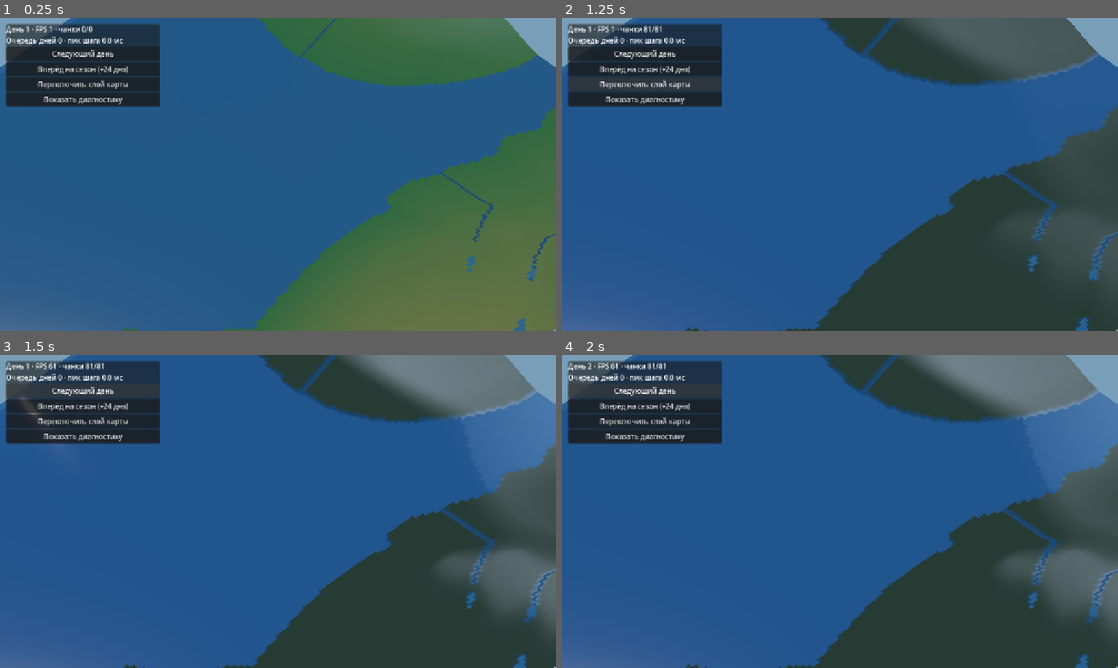
Above: before the commit, frames 1-4 (two rows, left to right).
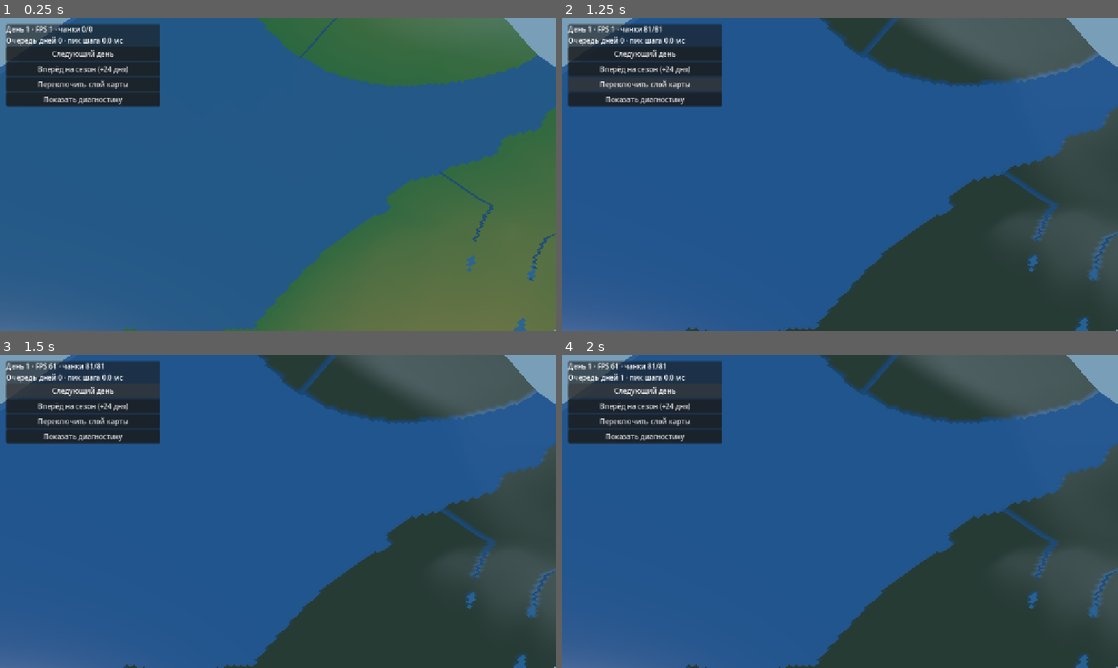
Above: after the commit, the same moments.

Repository: cyrox007/lands-and-ages
Game: Godot game, scene res://scenes/world.tscn
Same seed, same stepped clock (60 frames per second), same inputs: the game is played once before the commit and once after it.
Inputs:
- Up to frame 1 (0.25 s): no input
- Up to frame 2 (1.25 s): click "Переключить слой карты" at 0.5 s
- Up to frame 3 (1.5 s): click "Следующий день" at 1.25 s
- Up to frame 4 (2 s): no input

Frames 1-2 are identical in both runs. In frame 3, 6.3% of the frame differs, in the area x 3-100%, y 0-86%; in frame 4, 6.2%.

Commit message:
perf(world): считать игровую физику в WorkerThreadPool без блокировки кадра

Diff:
--- a/godot/scripts/world.gd
+++ b/godot/scripts/world.gd
@@ -15,6 +15,7 @@
 const NaturalProcesses = preload("res://scripts/natural_processes.gd")
 const NaturalDisasters = preload("res://scripts/natural_disasters.gd")
 const WeatherEvents = preload("res://scripts/weather_events.gd")
+const WorldDayRunner = preload("res://scripts/world_day_runner.gd")
 
 const VIEW_RADIUS := 4
 const MAX_BUILDS_PER_FRAME := 8
@@ -39,9 +40,14 @@
 var _last_event := "Изменений ландшафта нет"
 var _view_mode := 4
 var _days_pending := 0
+var _day_runner: RefCounted
+var _day_task_id := -1
+var _last_completed_day := 1
+var _last_synchronized_world_revision := 0
 var _last_day_step_us := 0
 var _peak_day_step_us := 0
 var _visual_refreshes := 0
+var _last_day_profile_us: Dictionary = {}
 var _water_material: StandardMaterial3D
 var _center := Vector2.ZERO
 var _camera: Camera3D
@@ -62,7 +68,8 @@
 
 func _ready() -> void:
 	_world_model = WorldMap.new(WorldConfig.new())
-	_world_model.vertices_changed.connect(_on_world_changed)
+	# Изменения из фоновой симуляции приходят в главный поток.
+	_world_model.vertices_changed.connect(_on_world_changed, CONNECT_DEFERRED)
 	_hydro = Hydrology.new(_world_model)
 	_hydro.rebuild()
 	_surface = Surface.new(_world_model, _hydro)
@@ -79,6 +86,9 @@
 	_climate.set_day(1)
 	_surface.advance_climate_day(_climate)
 	_hydro.apply_rainfall_map(_surface.runoff_map())
+	_ensure_day_runner()
+	_last_completed_day = _climate.day
+	_last_synchronized_world_revision = _world_model.revision
 	_center = Vector2(_world_model.config.width, _world_model.config.height) * 0.5
 	_setup_environment()
 	_setup_materials()
@@ -206,24 +216,35 @@
 		movement.y += 1.0
 	if movement.length_squared() > 0.0:
 		_move_center(movement.normalized() * CAMERA_SPEED * delta * _camera.size / 66.0)
-	# Физика не пропускает дни. При ускоренном календаре экран
-	# показывает предыдущий полноценный кадр до конца перемотки.
-	if _days_pending > 0:
-		var step_started := Time.get_ticks_usec()
-		_simulate_one_day()
-		_last_day_step_us = Time.get_ticks_usec() - step_started
-		_peak_day_step_us = maxi(_peak_day_step_us, _last_day_step_us)
-		_days_pending -= 1
-		if _days_pending == 0:
-			# Только один пакет визуальных изменений на всю перемотку.
-			_refresh_visible(true)
-			_visual_refreshes += 1
-	if not _terrain_dirty.is_empty():
+	# Год может считаться несколько секунд, но камера и UI работают.
+	# WorkerThreadPool трогает только RefCounted-модели, не сцену.
+	if _day_task_id >= 0:
+		if WorkerThreadPool.is_task_completed(_day_task_id):
+			WorkerThreadPool.wait_for_task_completion(_day_task_id)
+			_day_task_id = -1
+			_complete_day(_day_runner.last_result)
+			_days_pending -= 1
+			if _days_pending == 0:
+				_refresh_visible(true)
+				_visual_refreshes += 1
+	elif _days_pending > 0:
+		if is_inside_tree():
+			_ensure_day_runner()
+			_day_task_id = WorkerThreadPool.add_task(
+				_day_runner.run_day, false, "Суточная физика карты")
+		else:
+			# В автономных smoke-тестах нет игрового дерева сцены.
+			_simulate_one_day()
+			_days_pending -= 1
+			if _days_pending == 0:
+				_refresh_visible(true)
+				_visual_refreshes += 1
+	if _day_task_id < 0 and not _terrain_dirty.is_empty():
 		_flush_world_changes()
 	# Обновление мешей откладывается до конца перемотки,
 	# поэтому очередь GPU не тормозит каждый из 24 физических дней.
 	_last_chunk_build_us = 0
-	if _days_pending == 0:
+	if _days_pending == 0 and _day_task_id < 0:
 		var frame_start := Time.get_ticks_usec()
 		var built := 0
 		while built < MAX_BUILDS_PER_FRAME and not _pending.is_empty():
@@ -322,37 +343,42 @@
 	_chunk_rebuilds += 1
 
 
-func _on_world_changed(chunks: Array[Vector2i], _revision: int) -> void:
-	# За сутки может измениться несколько склонов: копим чанки,
-	# не пересчитываем весь водосбор на каждый сигнал отдельно.
+func _on_world_changed(chunks: Array[Vector2i], revision: int) -> void:
+	# Событие, уже согласованное фоновым расчётом, не запускаем снова.
+	if revision <= _last_synchronized_world_revision:
+		return
 	for chunk in chunks:
 		_terrain_dirty[chunk] = true
 
 
+func _ensure_day_runner() -> void:
+	if _day_runner != null:
+		return
+	_day_runner = WorldDayRunner.new(_world_model, _hydro, _surface,
+		_climate, _weather_events, _natural_processes, _natural_disasters)
+
+
 func _flush_world_changes() -> void:
-	if _terrain_dirty.is_empty():
+	if _day_task_id >= 0:
 		return
-	var chunks: Array[Vector2i] = []
-	for coord in _terrain_dirty.keys():
-		chunks.append(coord)
+	_ensure_day_runner()
+	var changed: bool = _day_runner.synchronize_world()
 	_terrain_dirty.clear()
-	# Гидрология имеет глобальные зависимости (priority-flood),
-	# поэтому пока используем безопасный полный пересчёт по необходимости.
-	_hydro.ensure_ready()
-	# Изменённое русло может затронуть чанки за пределами удара.
-	for coord in _hydro.take_changed_water_chunks():
-		if not chunks.has(coord):
-			chunks.append(coord)
-	_climate.rebuild_if_stale(chunks)
-	_surface.rebuild(chunks)
-	_surface.synchronize_climate(_climate, _climate.last_updated_rows)
-	# Глобальный сток уже содержит воду текущего дня.
-	# Во время перемотки не создаём меши на каждом шаге.
-	if _days_pending == 0:
+	_last_synchronized_world_revision = _world_model.revision
+	if changed and _days_pending == 0:
 		_refresh_visible(true)
 
 
+func _exit_tree() -> void:
+	# Не освобождаем карту, пока фоновый поток использует её массивы.
+	if _day_task_id >= 0:
+		WorkerThreadPool.wait_for_task_completion(_day_task_id)
+		_day_task_id = -1
+
+
 func _apply_landscape_event(kind: String) -> void:
+	if _day_task_id >= 0:
+		return
 	var result: Dictionary = _landscape_events.apply(kind, _center, 18.0, 3.0)
 	_last_event = "%s: %d вершин" % [kind, result["vertices"]] \
 		if not result.is_empty() else "%s: нет подходящего участка" % kind
@@ -365,10 +391,21 @@
 
 
 func _simulate_one_day() -> void:
-	_climate.set_day(_climate.day + 1)
-	_surface.advance_climate_day(_climate)
-	_hydro.apply_rainfall_map(_surface.runoff_map())
-	var strikes: Array[Dictionary] = _weather_events.advance_day(_climate.day)
+	# Прямой вызов нужен для тестов и отладки; в настоящем игровом
+	# дереве тот же расчёт выполняется через WorkerThreadPool.
+	_ensure_day_runner()
+	_day_runner.run_day()
+	_complete_day(_day_runner.last_result)
+
+
+func _complete_day(result: Dictionary) -> void:
+	_last_completed_day = int(result["day"])
+	_last_day_step_us = _day_runner.last_duration_us
+	_peak_day_step_us = maxi(_peak_day_step_us, _last_day_step_us)
+	_last_day_profile_us = _day_runner.last_profile_us.duplicate()
+	_last_synchronized_world_revision = _world_model.revision
+	_terrain_dirty.clear()
+	var strikes: Array[Dictionary] = result["strikes"]
 	if not strikes.is_empty():
 		var first: Dictionary = strikes[0]
 		var hit: Vector2i = first["cell"]
@@ -379,32 +416,35 @@
 		_lightning_life = 0.28
 		_weather_status = "Молний сегодня %d · всего %d · удар %s" % [
 			strikes.size(), _weather_events.total_strikes, hit]
-	var event: Dictionary = _natural_processes.advance_day(_climate.day)
+	var event: Dictionary = result["erosion"]
 	if not event.is_empty():
 		_process_status = "%s, день %d: %s" % [
 			event["process"], event["day"], event["cell"]]
-	var hazards: Array[Dictionary] = _natural_disasters.advance_day(_climate.day)
+	var hazards: Array[Dictionary] = result["hazards"]
 	if not hazards.is_empty():
 		var latest: Dictionary = hazards[hazards.size() - 1]
 		_disaster_status = "%s · день %d · %s · интенсивность %.0f%%" % [
 			latest["kind"], latest["day"], latest["cell"],
 			float(latest["severity"]) * 100.0]
-	_flush_world_changes()
 
 
 func _cycle_view() -> void:
 	_view_mode = (_view_mode + 1) % 8
-	_refresh_visible(true)
+	if _day_task_id < 0:
+		_refresh_visible(true)
 	_update_hud()
 
 func _update_hud() -> void:
 	if _summary == null:
 		return
 	_summary.text = "День %d · FPS %d · чанки %d/%d\nОчередь дней %d · пик шага %.1f мс" % [
-		_climate.day, Engine.get_frames_per_second(), _active.size(),
+		_last_completed_day, Engine.get_frames_per_second(), _active.size(),
 		_active.size() + _pending.size(), _days_pending,
 		float(_peak_day_step_us) / 1000.0]
-	if _debug_details == null or not _debug_details.visible:
+	# Даже диагностическая панель не читает модель одновременно
+	# с фоновым потоком, иначе возникнет гонка массивов.
+	if _day_task_id >= 0 or _debug_details == null \
+			or not _debug_details.visible:
 		return
 	var profile := Relief.profile_at(_world_model, _center)
 	var water: Dictionary = _hydro.water_at(_world_model.config.cell_at(_center))
@@ -462,6 +502,9 @@
 	_status.text += "Шаг физики: последний %.1f мс · максимум %.1f мс\n" % [
 		float(_last_day_step_us) / 1000.0,
 		float(_peak_day_step_us) / 1000.0]
+	for kind in _last_day_profile_us.keys():
+		_status.text += "%s: %.1f мс\n" % [
+			kind, float(_last_day_profile_us[kind]) / 1000.0]
 	_status.text += "FPS %d · чанки %d/%d · осталось дней %d" % [
 		Engine.get_frames_per_second(), _active.size(),
 		_active.size() + _pending.size(), _days_pending]
